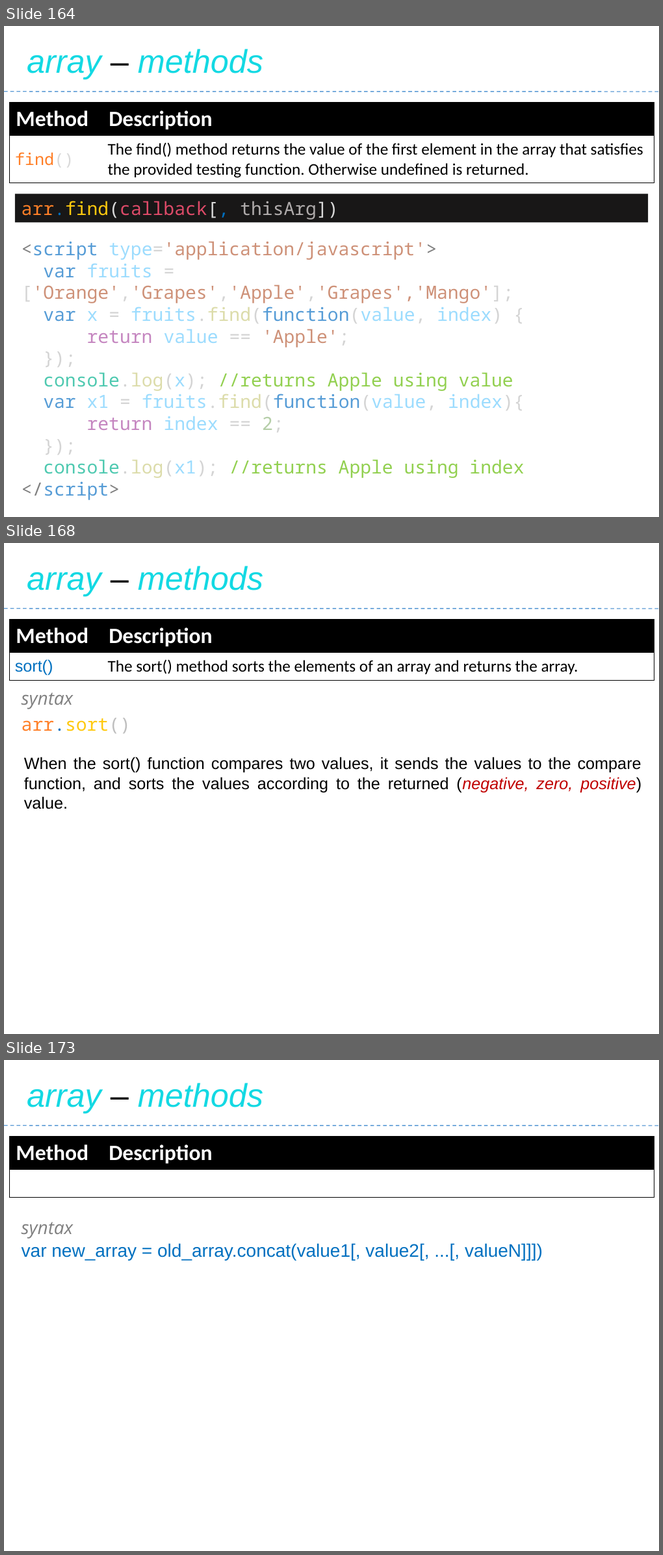
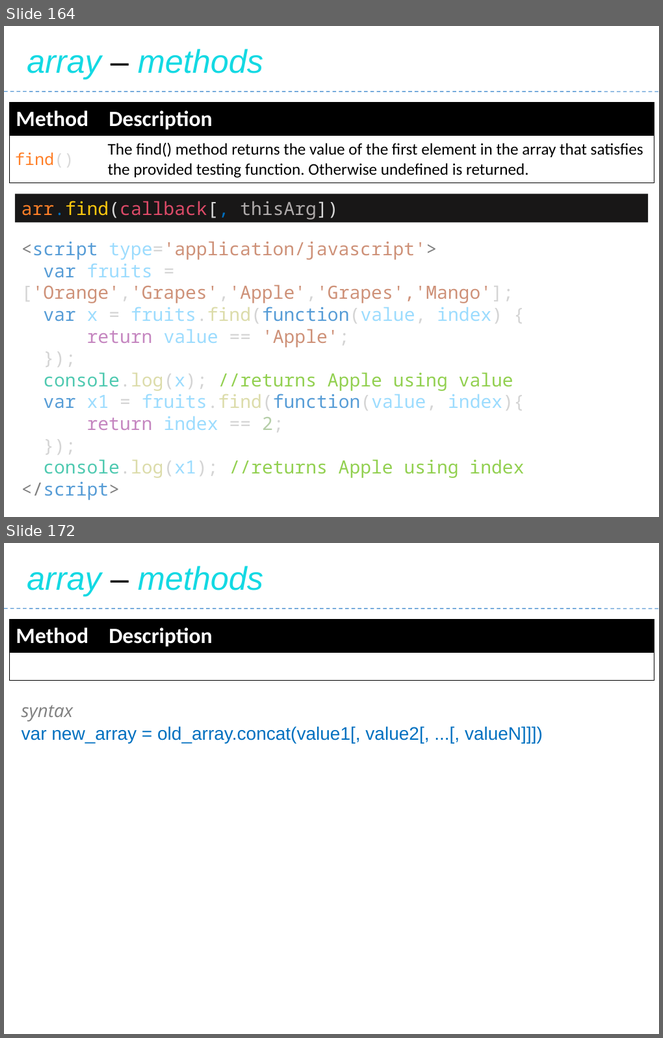
Before and after one commit to Saleel-Bagde/PPT-s, a slide deck: JavaScript.pptx. Shown one above the other, each under a label of ours: slides 164, 168 and 173 before the commit, slides 164 and 172 after it; the slides between them are not shown. The pictures are 663x1555 and 663x1038 pixels, drawn with LibreOffice and Linux fonts; fonts in the diff are those of the drawing. Boxes give left, top, right and bottom in pixels: in the first picture for what was removed or moved away, otherwise in the second. Text is boxed around its words. In the diff, an @@ line names an element or a change of style, - is before the commit and + after.

```diff
--- a/JavaScript.pptx
+++ b/JavaScript.pptx
@@ slide 168 removed at <box>4,543,659,1034</box>, background #FFFFFF @@
@@ text removed at <box>27,566,263,596</box> @@
-array – methods
@@ line removed from (4, 609) to (659, 609) @@
@@ table removed at <box>9,620,655,678</box>, 2 rows, 2 columns @@
-Method | Description
-sort() | The sort() method sorts the elements of an array and returns the array.
@@ text removed at <box>22,693,73,709</box> @@
-syntax
@@ text removed at <box>22,718,131,733</box> @@
-arr.sort()
@@ text removed at <box>24,757,642,809</box> @@
-When the sort() function compares two values, it sends the values to the compare function, and sorts the values according to the returned (negative, zero, positive) value.
@@ what was slide 173 is now slide 172 @@
```
Also in this commit, not shown: 7 slides changed.
